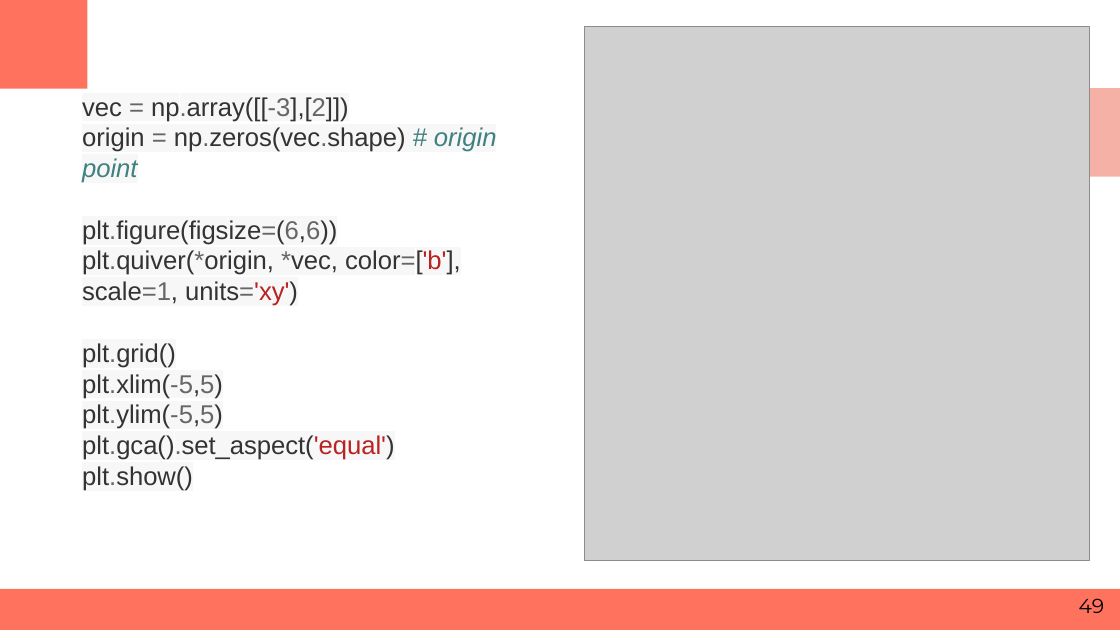
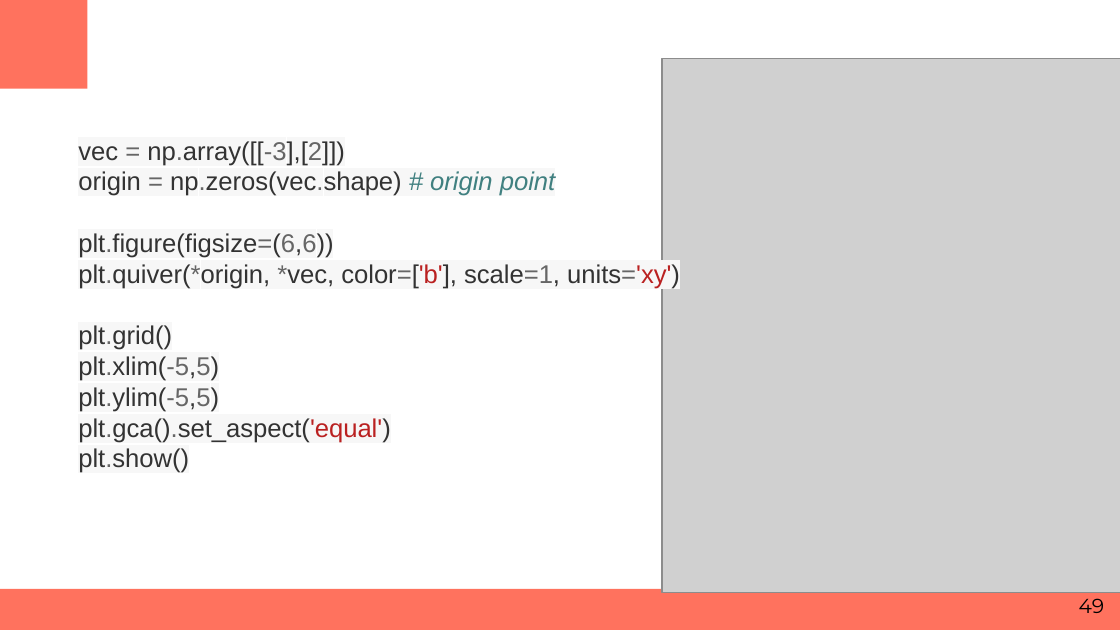
Before and after one commit to RashmivernekarN/ai_with_python_keonics, a slide deck: slide 49 of Module3/Business Statistics.pptx. Drawn at 1120x630 pixels with LibreOffice and Linux fonts; fonts in the diff are those of the drawing; grey boxes stand for pictures. Boxes give left, top, right and bottom in pixels: in the first picture for what was removed or moved away, otherwise in the second. Text is boxed around its words. In the diff, an @@ line names an element or a change of style, - is before the commit and + after.

```diff
--- a/Module3/Business Statistics.pptx
+++ b/Module3/Business Statistics.pptx
@@ picture resized from (x1=585, y1=27, x2=1090, y2=561) to (x1=662, y1=58, x2=1120, y2=592) @@
@@ rectangle removed at (x1=1033, y1=88, x2=1120, y2=177) @@
@@ text "vec = np.array([[-3],[2]])" rewrapped from (x1=82, y1=97, x2=497, y2=491) to (x1=78, y1=141, x2=680, y2=473) @@
```
Also in this commit, not shown: 6 other slides changed, 1 slide added, 1 other file.
